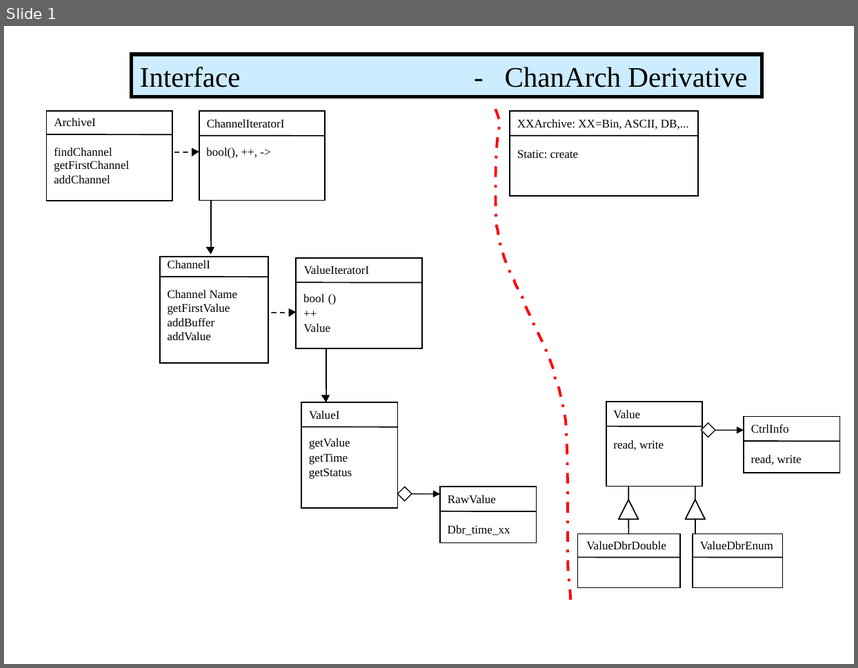
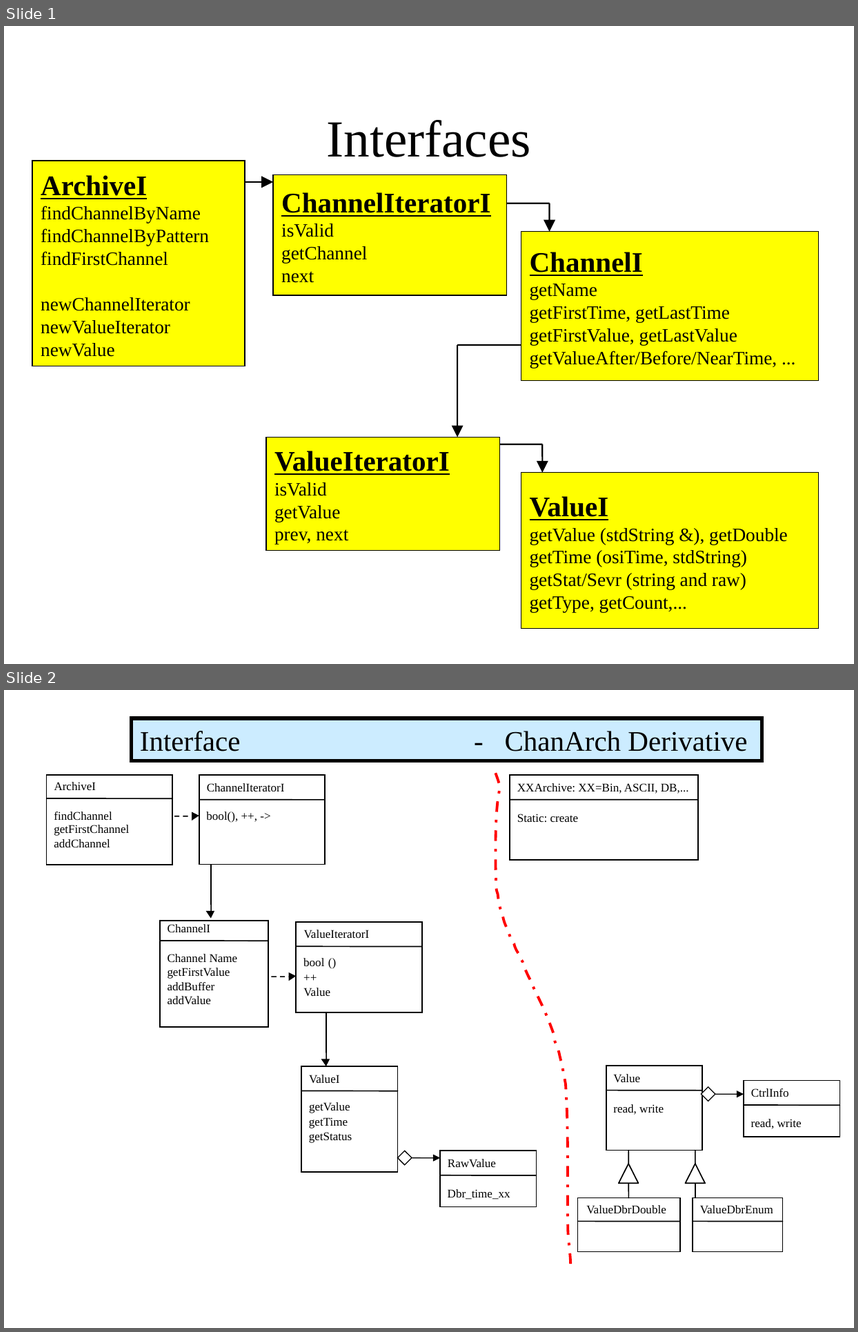
Before and after one commit to epics-extensions/ChannelArchiver, a slide deck: doc/Layout.ppt. Shown one above the other, each under a label of ours: slide 1 before the commit, slides 1 and 2 after it. The pictures are 858x668 and 858x1332 pixels, drawn with LibreOffice and Linux fonts; fonts in the diff are those of the drawing. Boxes give left, top, right and bottom in pixels: in the first picture for what was removed or moved away, otherwise in the second. Text is boxed around its words. In the diff, an @@ line names an element or a change of style, - is before the commit and + after.

```diff
--- a/doc/Layout.ppt
+++ b/doc/Layout.ppt
@@ slide 1 added at box(4, 26, 854, 664), background #FFFFFF @@
@@ title added at box(326, 120, 531, 157), 44 pt, text #000000 @@
+Interfaces
@@ rectangle added at box(32, 161, 245, 366), fill #FFFF00, outline #000000 0.74 pt, 16 pt, text #000000 @@
+ArchiveI
+findChannelByName
+findChannelByPattern
+findFirstChannel
+newChannelIterator
+newValueIterator
+newValue
@@ arrow added from (245, 181) to (274, 181), #000000 1.25 pt @@
@@ rectangle added at box(274, 175, 507, 296), fill #FFFF00, outline #000000 0.74 pt, 16 pt, text #000000 @@
+ChannelIteratorI
+isValid
+getChannel
+next
@@ line added from (550, 203) to (507, 203), #000000 1.25 pt @@
@@ arrow added from (550, 203) to (550, 232), #000000 1.25 pt @@
@@ rectangle added at box(521, 232, 818, 381), fill #FFFF00, outline #000000 0.74 pt, 16 pt, text #000000 @@
+ChannelI
+getName
+getFirstTime, getLastTime
+getFirstValue, getLastValue
+getValueAfter/Before/NearTime, ...
@@ arrow added from (457, 345) to (457, 437), #000000 1.25 pt @@
@@ line added from (521, 345) to (457, 345), #000000 1.25 pt @@
@@ rectangle added at box(266, 437, 499, 550), fill #FFFF00, outline #000000 0.74 pt, 16 pt, text #000000 @@
+ValueIteratorI
+isValid
+getValue
+prev, next
@@ line added from (542, 444) to (499, 444), #000000 1.25 pt @@
@@ arrow added from (542, 444) to (542, 472), #000000 1.25 pt @@
@@ rectangle added at box(521, 472, 818, 628), fill #FFFF00, outline #000000 0.74 pt, 16 pt, text #000000 @@
+ValueI
+getValue (stdString &), getDouble
+getTime (osiTime, stdString)
+getStat/Sevr (string and raw)
+getType, getCount,...
@@ what was slide 1 is now slide 2 @@
```
Also in this commit, not shown: 1 other file.
